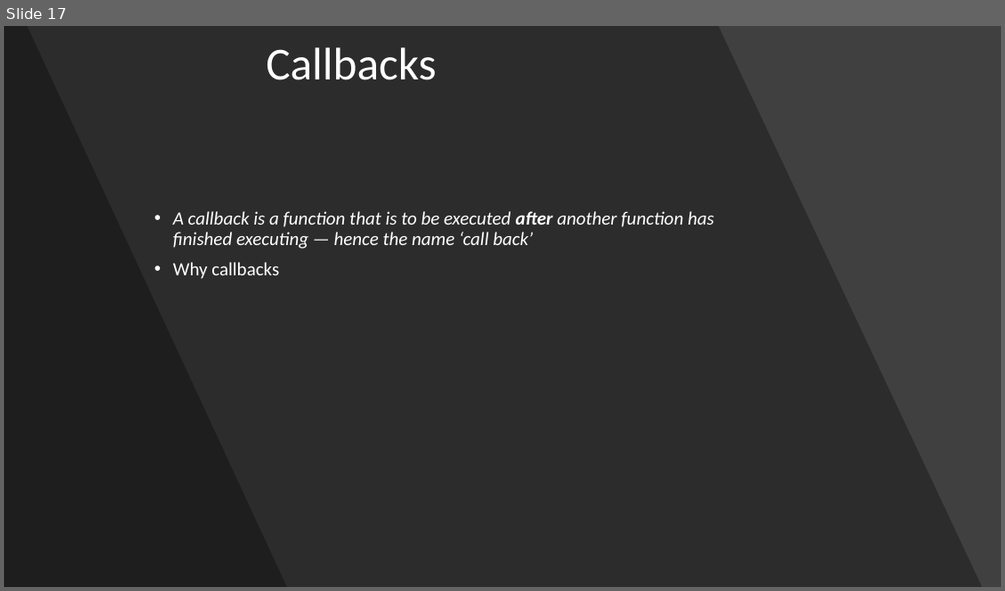
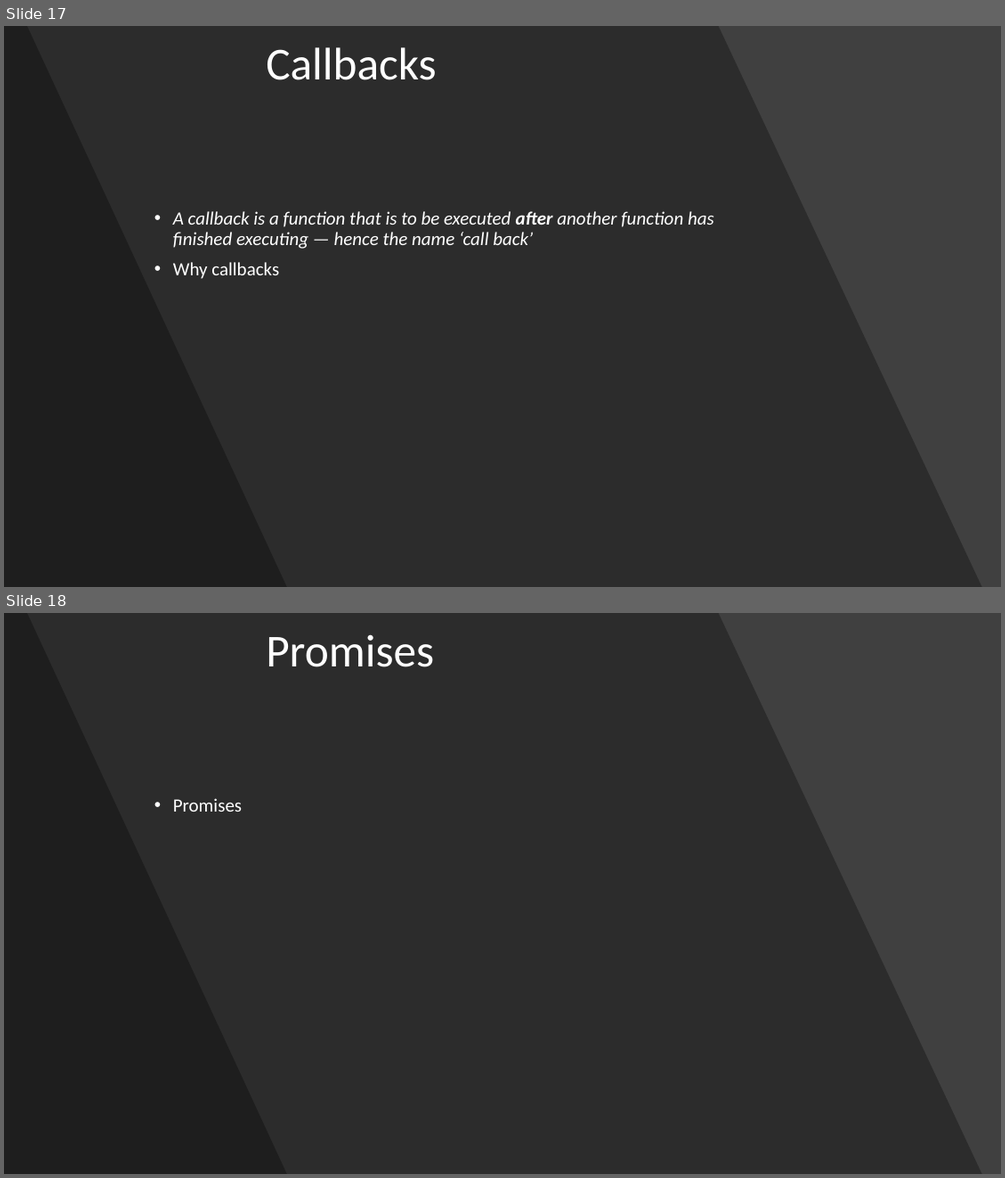
Before and after one commit to ved740/modern-js-session, a slide deck: Modern JavaScript.pptx. Shown one above the other, each under a label of ours: slide 17 before the commit, slides 17 and 18 after it. The pictures are 1005x591 and 1005x1178 pixels, drawn with LibreOffice and Linux fonts; fonts in the diff are those of the drawing. Boxes give left, top, right and bottom in pixels: in the first picture for what was removed or moved away, otherwise in the second. Text is boxed around its words. In the diff, an @@ line names an element or a change of style, - is before the commit and + after.

```diff
--- a/Modern JavaScript.pptx
+++ b/Modern JavaScript.pptx
@@ slide 18 added at [4, 613, 1001, 1174], background #000000 @@
@@ rectangle added at [4, 613, 1001, 1174], fill #404040 @@
@@ freeform shape added at [4, 613, 982, 1174], fill #000000 at 30% opacity @@
@@ freeform shape added at [4, 613, 287, 1174], fill #000000 at 30% opacity @@
@@ title added at [266, 634, 434, 667], 44 pt, text #FFFFFF @@
+Promises
@@ text added at [173, 798, 242, 811], 18 pt, text #FFFFFF @@
+• Promises
```
Also in this commit, not shown: 1 other slide added, 1 slide removed, 31 other files.
